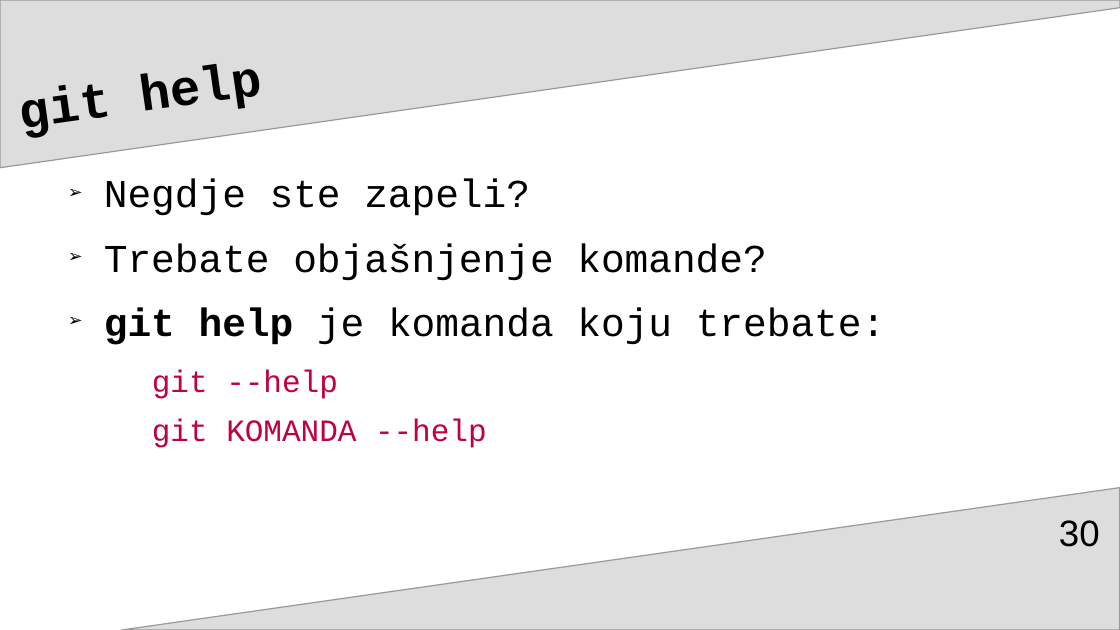
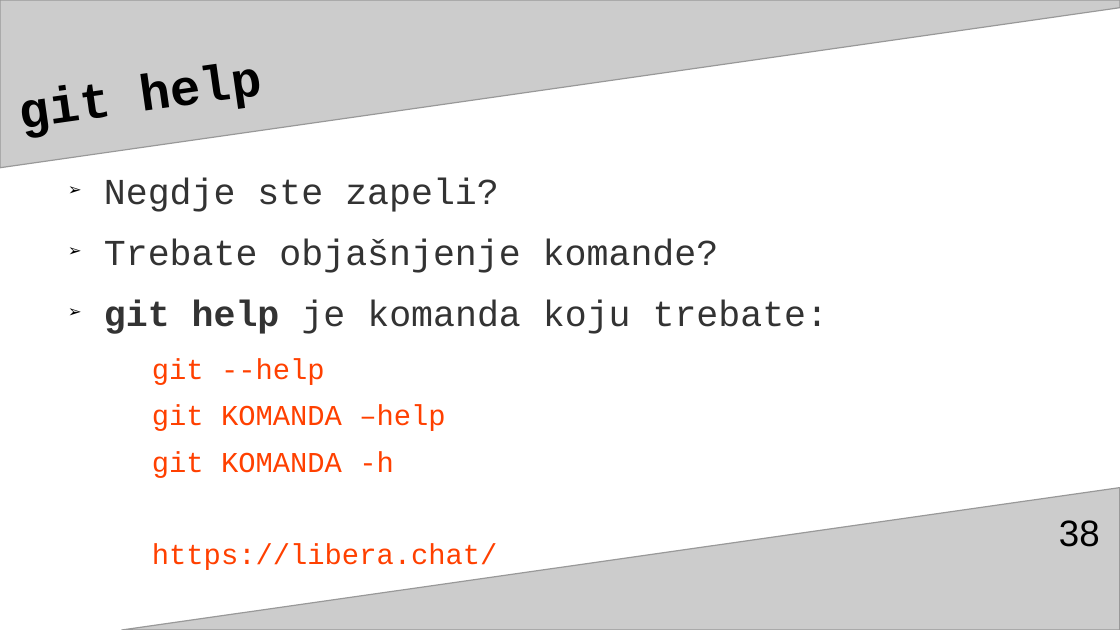
Before and after one commit to adnannukic/prezentacija-za-TSI, a slide deck: slide 38 of gitGitHubAdnanNukićPrez3.odp (slide 30 before the commit). Drawn at 1120x630 pixels with LibreOffice and Linux fonts; fonts in the diff are those of the drawing. Boxes give left, top, right and bottom in pixels: in the first picture for what was removed or moved away, otherwise in the second. Text is boxed around its words. In the diff, an @@ line names an element or a change of style, - is before the commit and + after.

```diff
--- a/gitGitHubAdnanNukićPrez3.odp
+++ b/gitGitHubAdnanNukićPrez3.odp
@@ freeform shape at [0,0,1120,168]: fill #DDDDDD to #CCCCCC @@
@@ text at [104,178,829,385]: size 28 to 25.9 pt, text colour #000000 to #333333 in "Negdje ste zapeli?", "Trebate objašnjenje komande?", "git help je komanda koju trebate:"; size 22 to 20.4 pt, text colour #BF0041 to #FF4000 in "git --help" @@
@@ text at [152,405,498,570]: text changed; size 22 to 20.4 pt; text colour #BF0041 to #FF4000 @@
-  git KOMANDA --help
+  git KOMANDA –help
+  git KOMANDA -h
+  https://libera.chat/
@@ freeform shape at [122,488,1120,630]: fill #DDDDDD to #CCCCCC @@
@@ page number at [1059,520,1100,547]: text changed @@
-30
+38
```
Also in this commit, not shown: 110 other slides changed, 9 slides added, 1 slide removed.
